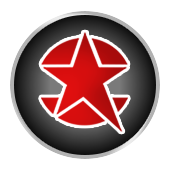
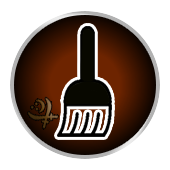
Layer changes from the first w=170, h=170 image to the second:
added layer "Warstwa 28" (83%) above "Shape 1" over [left=27, top=97, right=59, bottom=130]
added layer "Warstwa 22" above "Warstwa 21 kopiuj" over [left=57, top=26, right=112, bottom=137]
hid "Warstwa 21" over [left=41, top=32, right=128, bottom=132]
hid "Ellipse 1 copy kopiuj" over [left=14, top=15, right=156, bottom=155]
showed "Ellipse 1 copy" over [left=14, top=15, right=156, bottom=155]